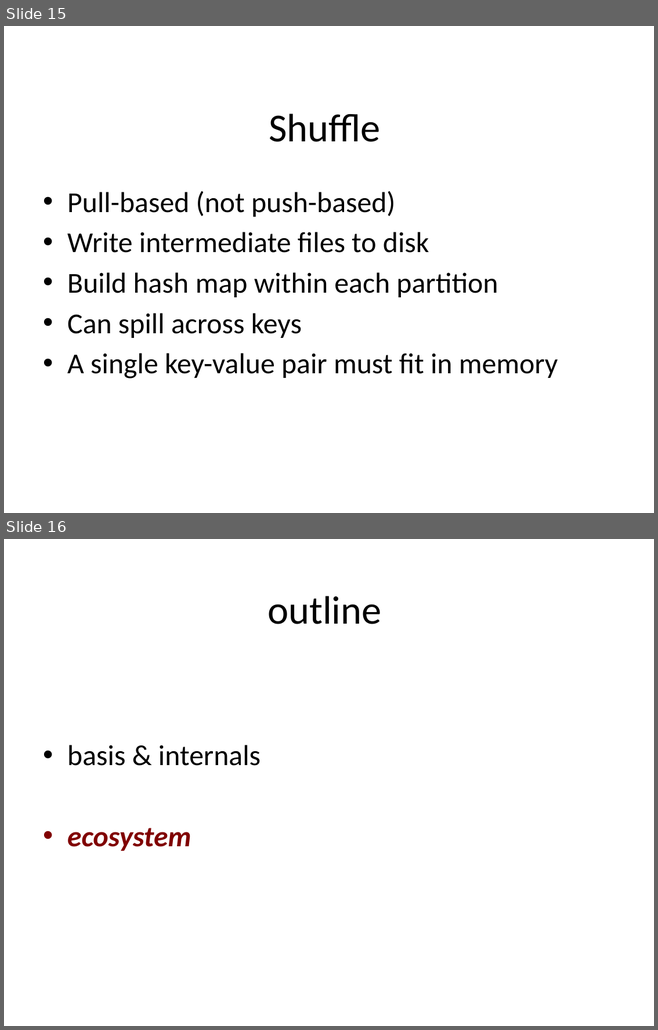
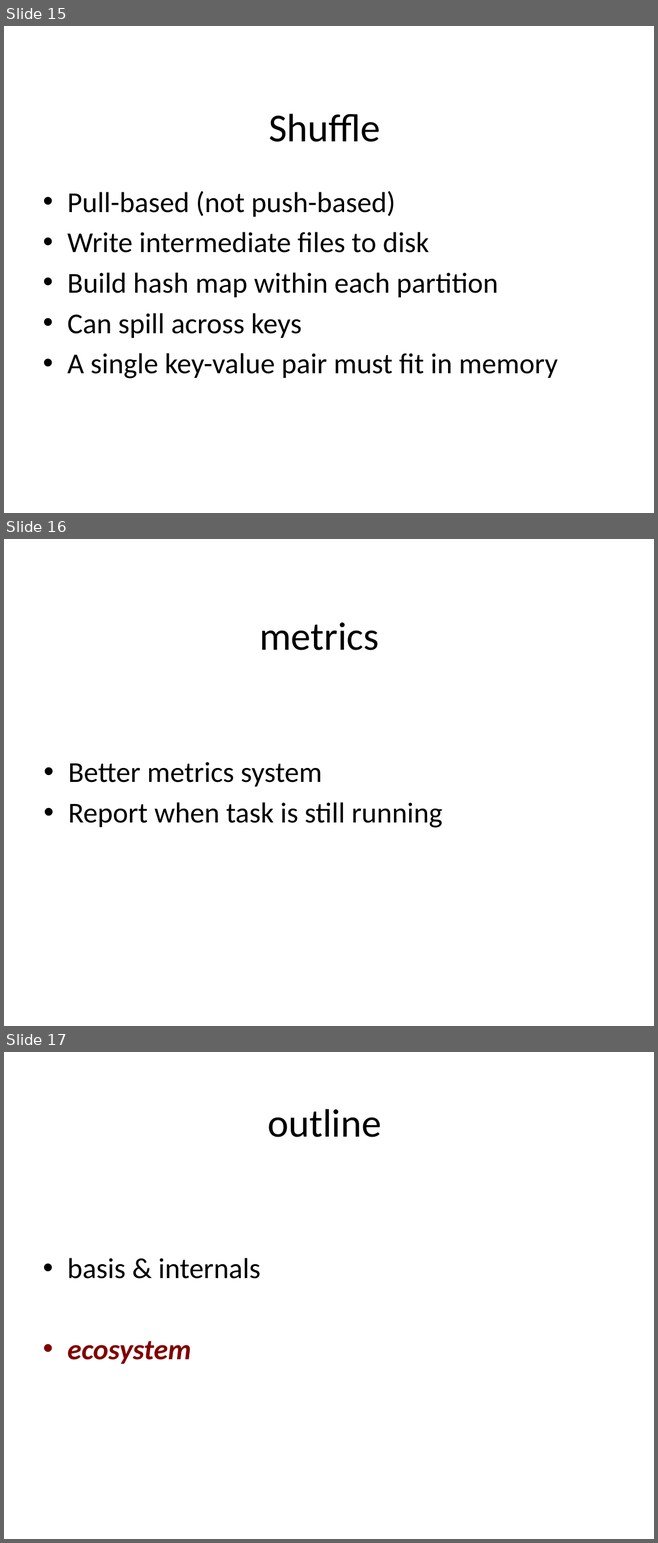
Before and after one commit to CrazyJvm/myslide, a slide deck: SACC2014/SACC2014.pptx. Shown one above the other, each under a label of ours: slides 15 and 16 before the commit, slides 15, 16 and 17 after it. The pictures are 658x1030 and 658x1543 pixels, drawn with LibreOffice and Linux fonts; fonts in the diff are those of the drawing; background and template pictures are left out. Boxes give left, top, right and bottom in pixels: in the first picture for what was removed or moved away, otherwise in the second. Text is boxed around its words. In the diff, an @@ line names an element or a change of style, - is before the commit and + after.

Commit message:
add metrics

```diff
--- a/SACC2014/SACC2014.pptx
+++ b/SACC2014/SACC2014.pptx
@@ slide 16 added at [4, 539, 654, 1026], background picture (left out) @@
@@ title added at [259, 623, 379, 650], 44 pt, text #000000 @@
+metrics
@@ text added at [68, 762, 442, 828], 32 pt, text #000000 @@
+• Better metrics system
+• Report when task is still running
@@ what was slide 16 is now slide 17 @@
```
